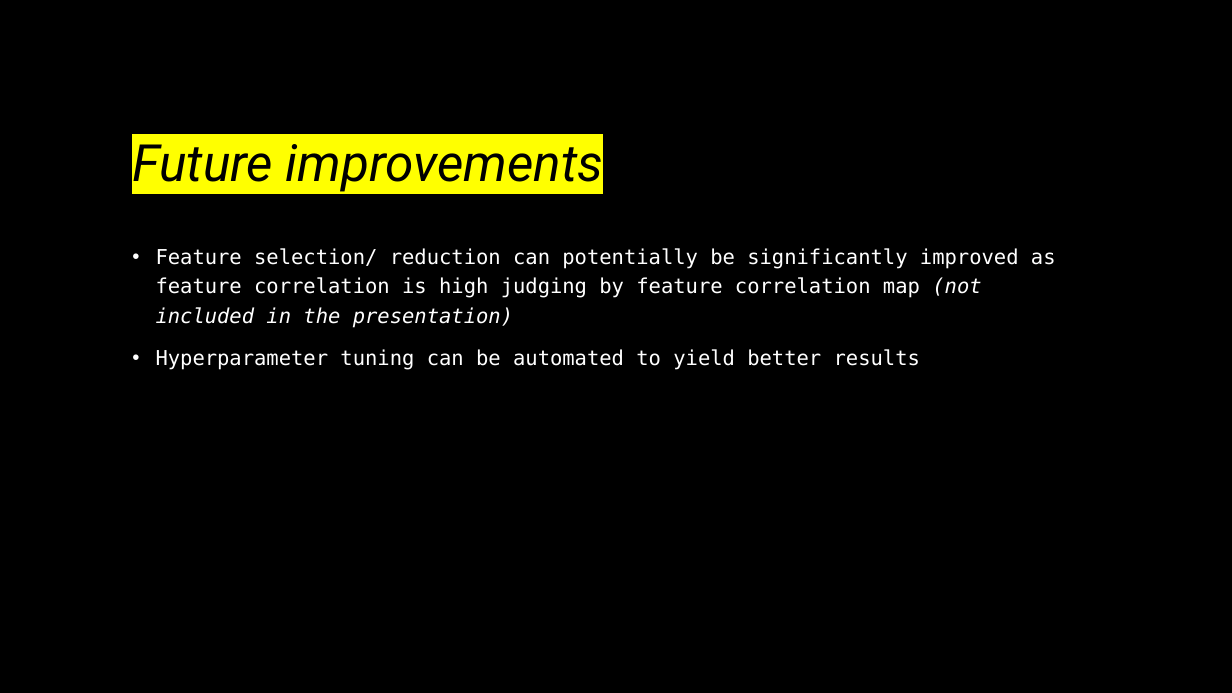
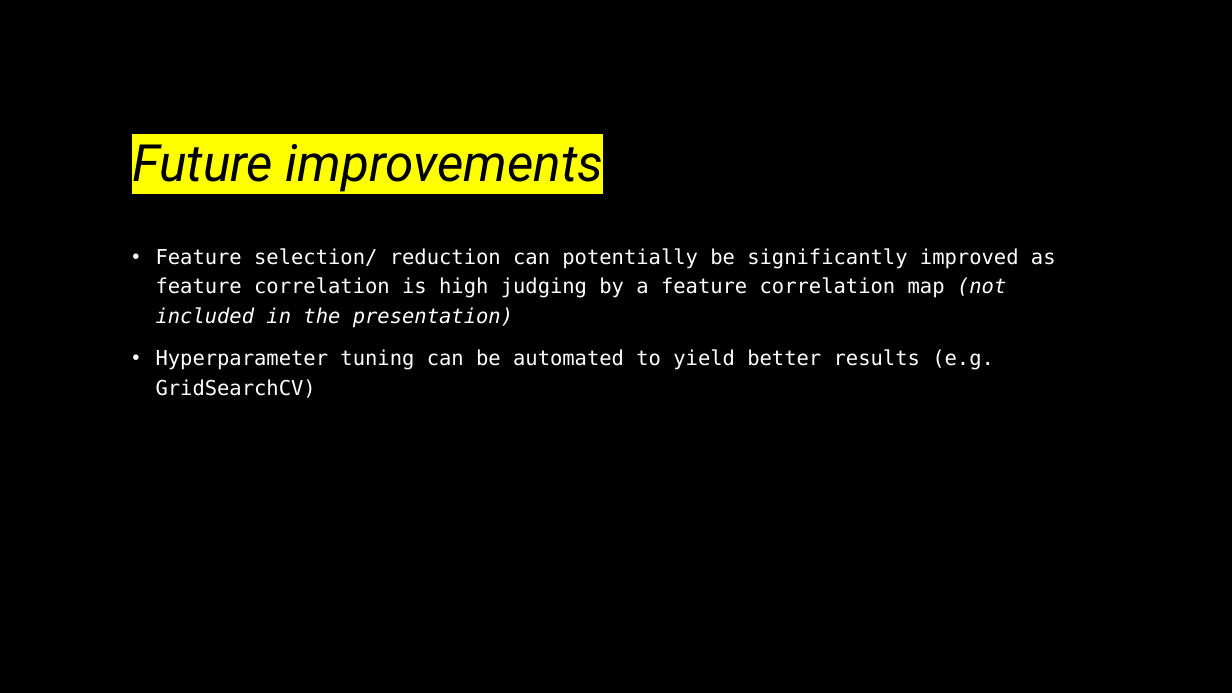
Before and after one commit to adobiss/ai-ml-portfolio, a slide deck: slide 9 of XGBoost_spam_filter/XGBoost_spam_filter.pptx. Drawn at 1232x693 pixels with LibreOffice and Linux fonts; fonts in the diff are those of the drawing. Boxes give left, top, right and bottom in pixels: in the first picture for what was removed or moved away, otherwise in the second. Text is boxed around its words. In the diff, an @@ line names an element or a change of style, - is before the commit and + after.

```diff
--- a/XGBoost_spam_filter/XGBoost_spam_filter.pptx
+++ b/XGBoost_spam_filter/XGBoost_spam_filter.pptx
@@ text at <box>156,248,1056,398</box>: text changed @@
-• Feature selection/ reduction can potentially be significantly improved as feature correlation is high judging by feature correlation map (not included in the presentation)
-• Hyperparameter tuning can be automated to yield better results
+• Feature selection/ reduction can potentially be significantly improved as feature correlation is high judging by a feature correlation map (not included in the presentation)
+• Hyperparameter tuning can be automated to yield better results (e.g. GridSearchCV)
```
Also in this commit, not shown: 3 other slides changed, 1 other file.
